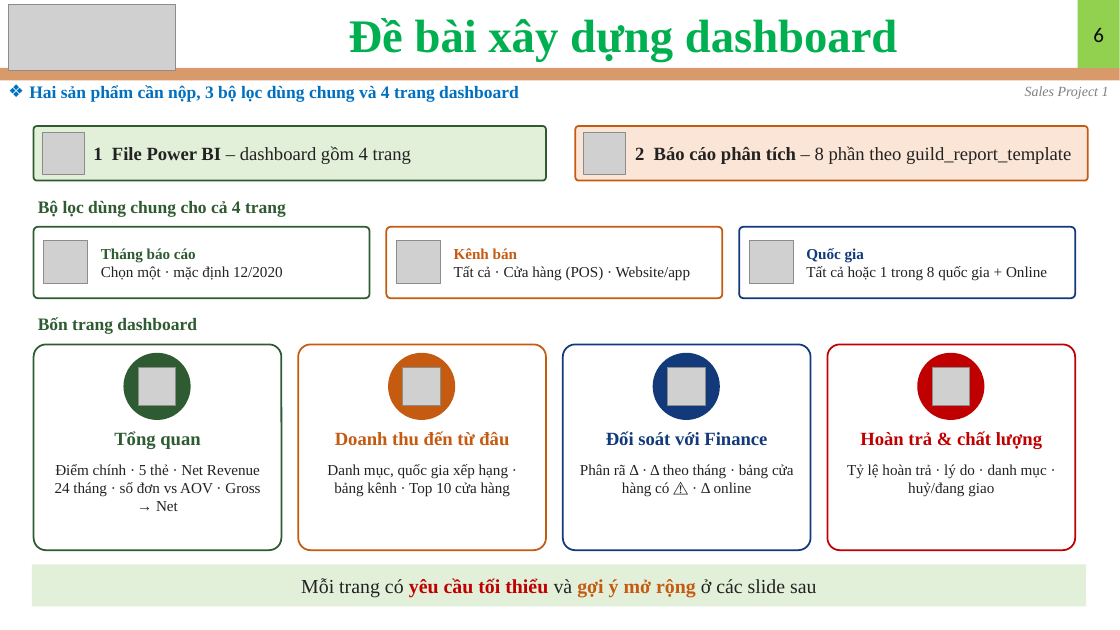
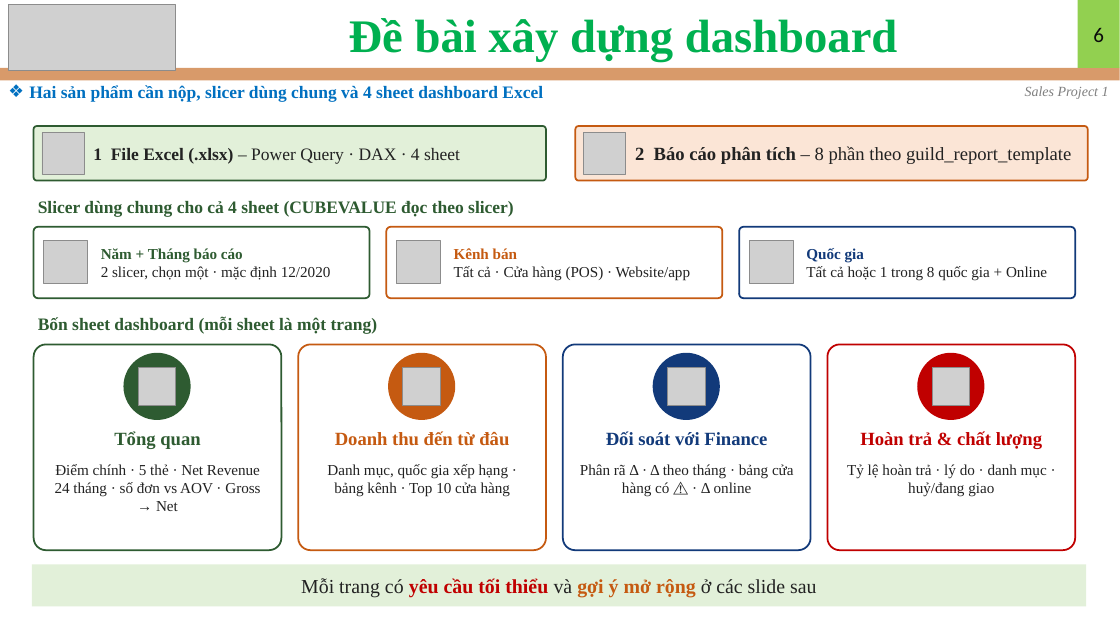
Before and after one commit to nguyennguyenphuc/eDA-Mentor, a slide deck: slide 6 of Sales/Sales Data/Project 1/Slide_Project_1.pptx. Drawn at 1120x630 pixels with LibreOffice and Linux fonts; fonts in the diff are those of the drawing; grey boxes stand for pictures. Boxes give left, top, right and bottom in pixels: in the first picture for what was removed or moved away, otherwise in the second. Text is boxed around its words. In the diff, an @@ line names an element or a change of style, - is before the commit and + after.

```diff
--- a/Sales/Sales Data/Project 1/Slide_Project_1.pptx
+++ b/Sales/Sales Data/Project 1/Slide_Project_1.pptx
@@ text at <box>29,85,543,102</box>: text changed @@
-❖ Hai sản phẩm cần nộp, 3 bộ lọc dùng chung và 4 trang dashboard
+❖ Hai sản phẩm cần nộp, slicer dùng chung và 4 sheet dashboard Excel
@@ text in rounded rectangle at <box>93,148,460,164</box>: text changed; size 16 to 15 pt @@
-1 File Power BI – dashboard gồm 4 trang
+1 File Excel (.xlsx) – Power Query · DAX · 4 sheet
@@ text at <box>38,201,514,217</box>: text changed @@
-Bộ lọc dùng chung cho cả 4 trang
+Slicer dùng chung cho cả 4 sheet (CUBEVALUE đọc theo slicer)
@@ text at <box>101,248,331,280</box>: text changed @@
-Tháng báo cáo
-Chọn một · mặc định 12/2020
+Năm + Tháng báo cáo
+2 slicer, chọn một · mặc định 12/2020
@@ text at <box>38,316,378,334</box>: text changed @@
-Bốn trang dashboard
+Bốn sheet dashboard (mỗi sheet là một trang)
```
Also in this commit, not shown: 11 other slides changed, 7 slides added, 34 other files.
